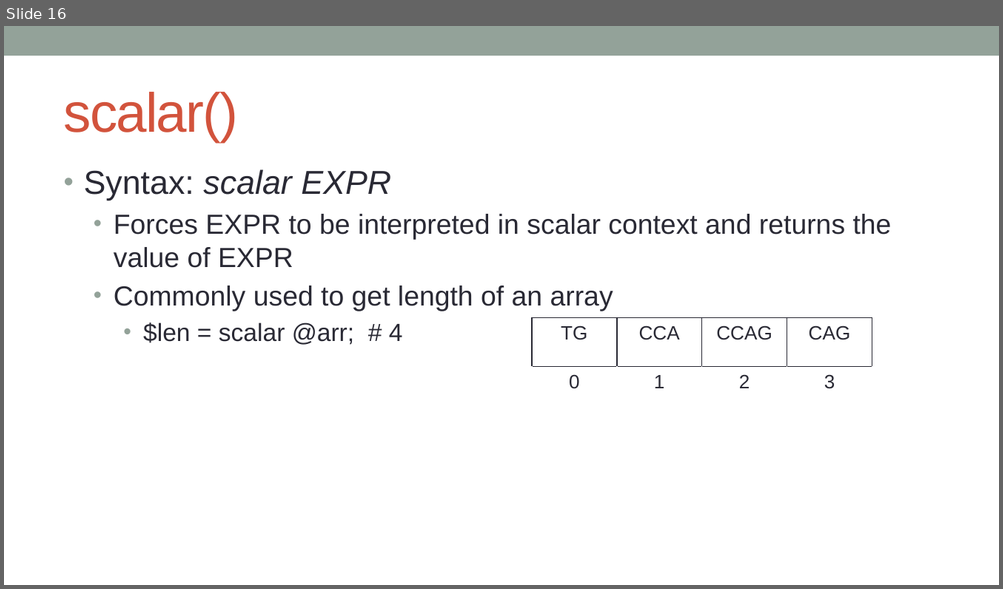
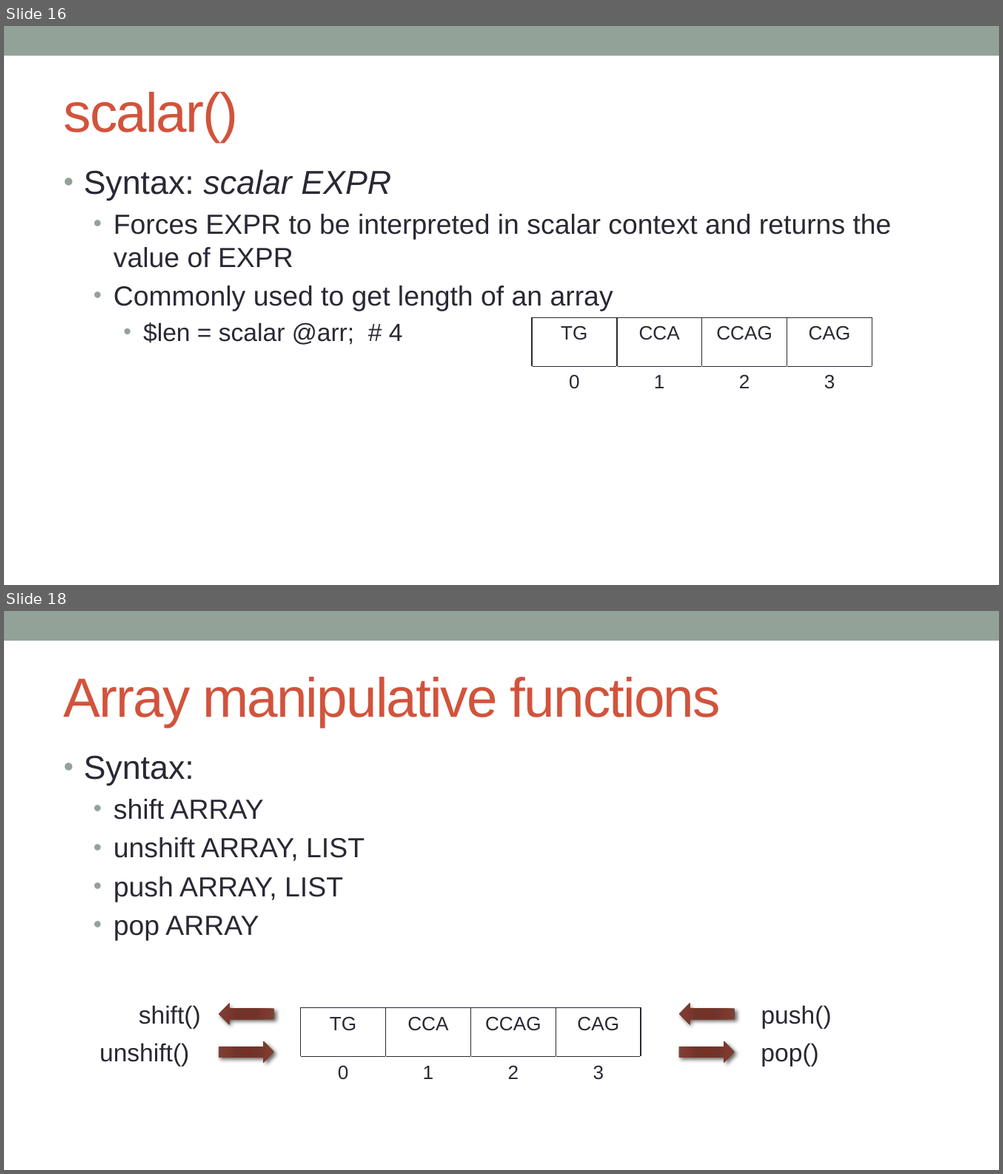
Before and after one commit to kanhu-pcr-code/bioinfo-PERL-course, a slide deck: PPTs/Operations_on_variables.pptx. Shown one above the other, each under a label of ours: slide 16 before the commit, slides 16 and 18 after it; the slides between them are not shown. The pictures are 1003x589 and 1003x1174 pixels, drawn with LibreOffice and Linux fonts; fonts in the diff are those of the drawing. Boxes give left, top, right and bottom in pixels: in the first picture for what was removed or moved away, otherwise in the second. Text is boxed around its words. In the diff, an @@ line names an element or a change of style, - is before the commit and + after.

```diff
--- a/PPTs/Operations_on_variables.pptx
+++ b/PPTs/Operations_on_variables.pptx
@@ slide 18 added at [4,611,999,1170], background #FFFFFF; not listed: 1 template element that a slide beside it also shows @@
@@ title added at [64,677,720,727], 40 pt, text #D2533C @@
+Array manipulative functions
@@ text added at [84,755,364,941], 20 pt, text #292934 @@
+• Syntax:
+  • shift ARRAY
+  • unshift ARRAY, LIST
+  • push ARRAY, LIST
+  • pop ARRAY
@@ text added at [139,1005,201,1028], 18 pt, text #292934 @@
+shift()
@@ left arrow added at [219,1004,275,1025], fill gradient #743327 to #72352A to #7F3B2F to #79463D @@
@@ table added at [301,1008,643,1091], 2 rows, 4 columns @@
+TG | CCA | CCAG | CAG
+0 | 1 | 2 | 3
@@ left arrow added at [678,1004,734,1025], fill gradient #743327 to #72352A to #7F3B2F to #79463D @@
@@ text added at [761,1005,831,1028], 18 pt, text #292934 @@
+push()
@@ text added at [99,1043,189,1066], 18 pt, text #292934 @@
+unshift()
@@ left arrow added at [219,1042,275,1064], fill gradient #743327 to #72352A to #7F3B2F to #79463D @@
@@ left arrow added at [678,1042,734,1064], fill gradient #743327 to #72352A to #7F3B2F to #79463D @@
@@ text added at [760,1043,818,1066], 18 pt, text #292934 @@
+pop()
```
Also in this commit, not shown: 3 slides changed, 14 other slides added, 5 other files.
